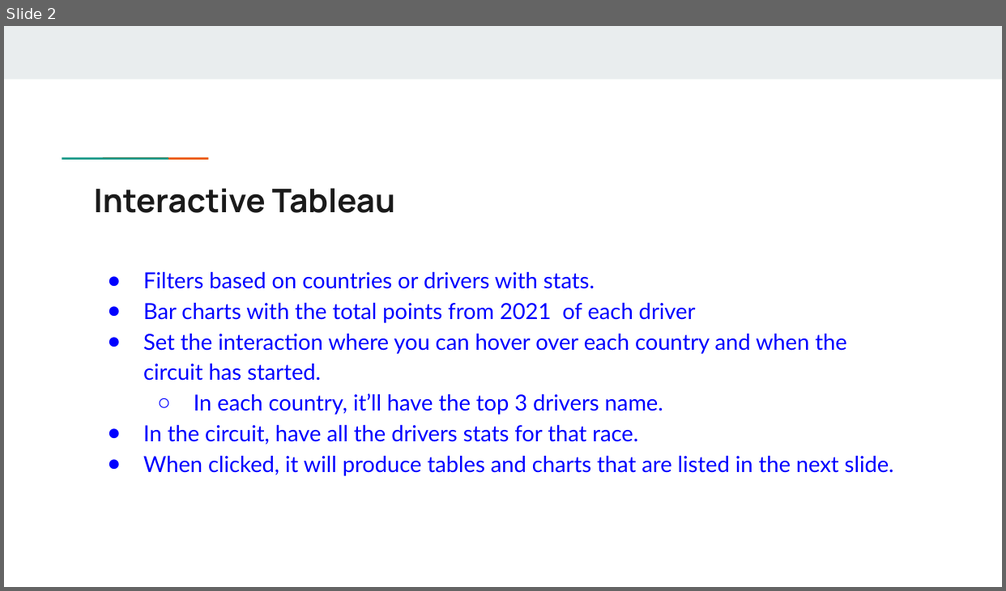
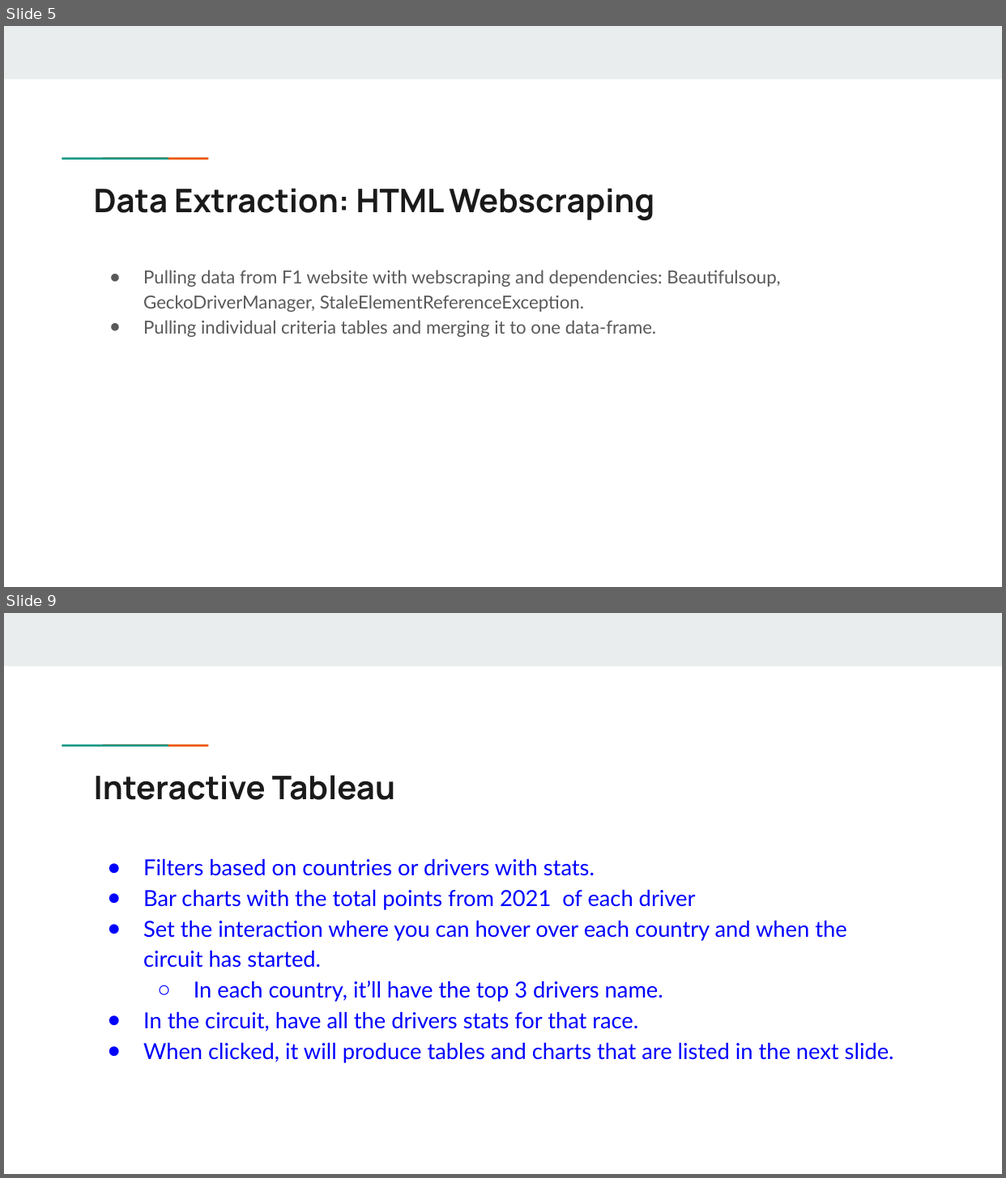
Before and after one commit to Spakicey/2022-Formula1-Analysis, a slide deck: Final Project.pptx. Shown one above the other, each under a label of ours: slide 2 before the commit, slides 5 and 9 after it; the slides between them are not shown. The pictures are 1006x591 and 1006x1178 pixels, drawn with LibreOffice and Linux fonts; fonts in the diff are those of the drawing; background and template pictures are left out. Boxes give left, top, right and bottom in pixels: in the first picture for what was removed or moved away, otherwise in the second. Text is boxed around its words. In the diff, an @@ line names an element or a change of style, - is before the commit and + after.

```diff
--- a/Final Project.pptx
+++ b/Final Project.pptx
@@ slide 5 added at (4,26,1002,587), background #FFFFFF; not listed: 3 template elements that a slide beside it also shows @@
@@ title added at (94,188,654,221), 23.4 pt, text #1A1A1A, bold @@
+Data Extraction: HTML Webscraping
@@ text added at (143,270,780,337), 13 pt, text #595959 @@
+● Pulling data from F1 website with webscraping and dependencies: Beautifulsoup, GeckoDriverManager, StaleElementReferenceException.
+● Pulling individual criteria tables and merging it to one data-frame.
@@ what was slide 2 is now slide 9 @@
```
Also in this commit, not shown: 2 slides changed, 6 other slides added, 1 slide removed, 3 other files.
